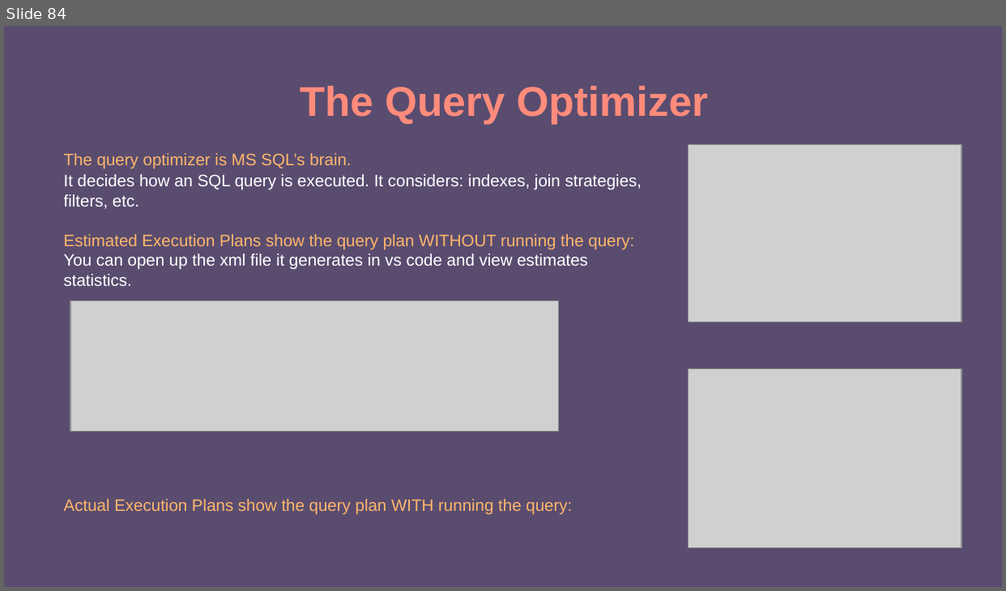
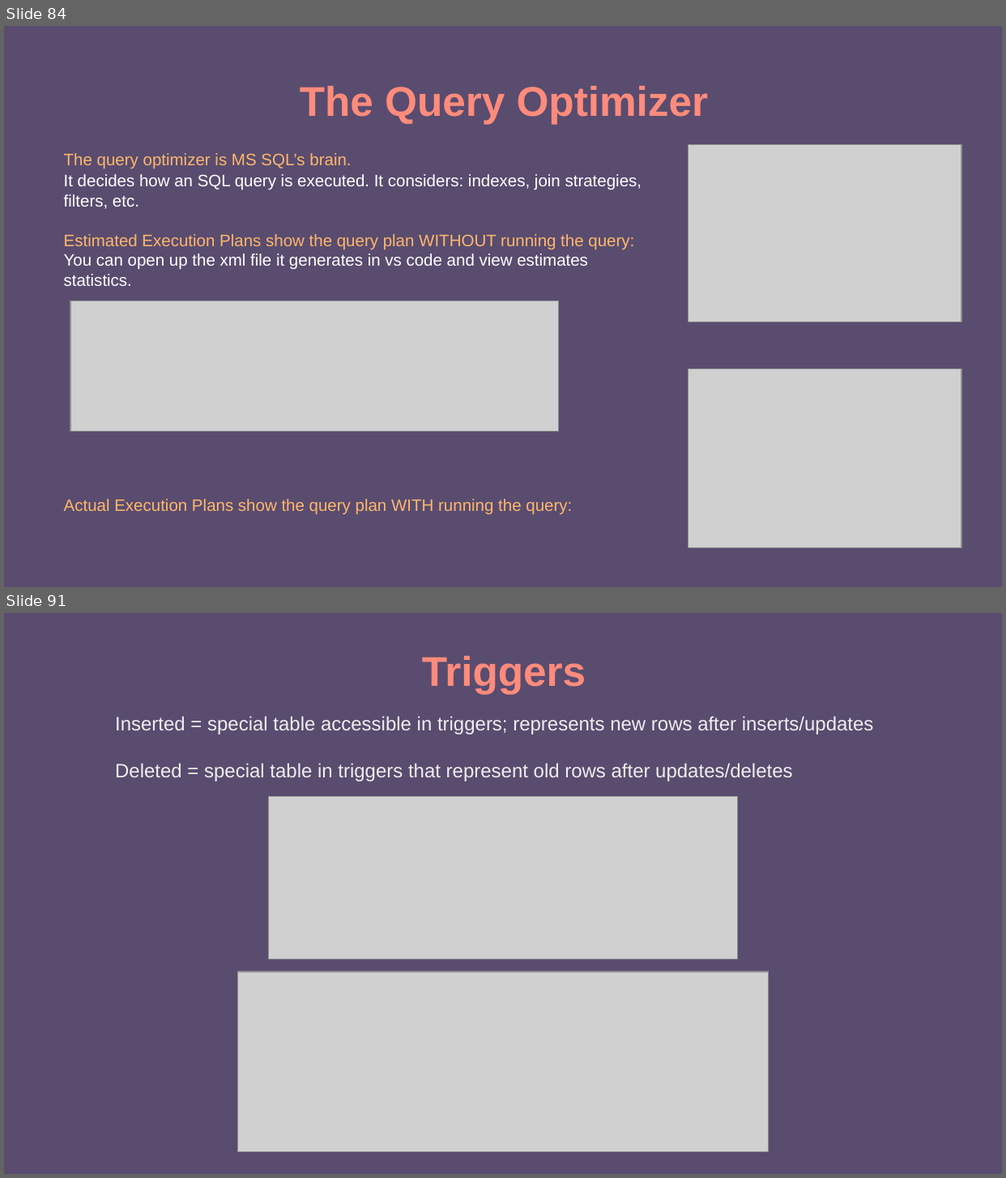
Before and after one commit to e-m-wilson/dotnet, a slide deck: Resources-Notes-Ppts/SQL/SQL_MSSQL.pptx. Shown one above the other, each under a label of ours: slide 84 before the commit, slides 84 and 91 after it; the slides between them are not shown. The pictures are 1006x591 and 1006x1178 pixels, drawn with LibreOffice and Linux fonts; fonts in the diff are those of the drawing; grey boxes stand for pictures. Boxes give left, top, right and bottom in pixels: in the first picture for what was removed or moved away, otherwise in the second. Text is boxed around its words. In the diff, an @@ line names an element or a change of style, - is before the commit and + after.

```diff
--- a/Resources-Notes-Ppts/SQL/SQL_MSSQL.pptx
+++ b/Resources-Notes-Ppts/SQL/SQL_MSSQL.pptx
@@ slide 91 added at (x1=4, y1=613, x2=1002, y2=1174), background #594C6F @@
@@ text added at (x1=422, y1=656, x2=586, y2=694), 30 pt, text #FF8B7B, bold @@
+Triggers
@@ text added at (x1=115, y1=716, x2=874, y2=781), 14 pt, text #EEEEEE @@
+Inserted = special table accessible in triggers; represents new rows after inserts/updates
+Deleted = special table in triggers that represent old rows after updates/deletes
@@ picture added at (x1=268, y1=797, x2=739, y2=960) @@
@@ picture added at (x1=237, y1=973, x2=769, y2=1153) @@
```
Also in this commit, not shown: 4 slides changed, 7 other slides added, 10 slides removed.
